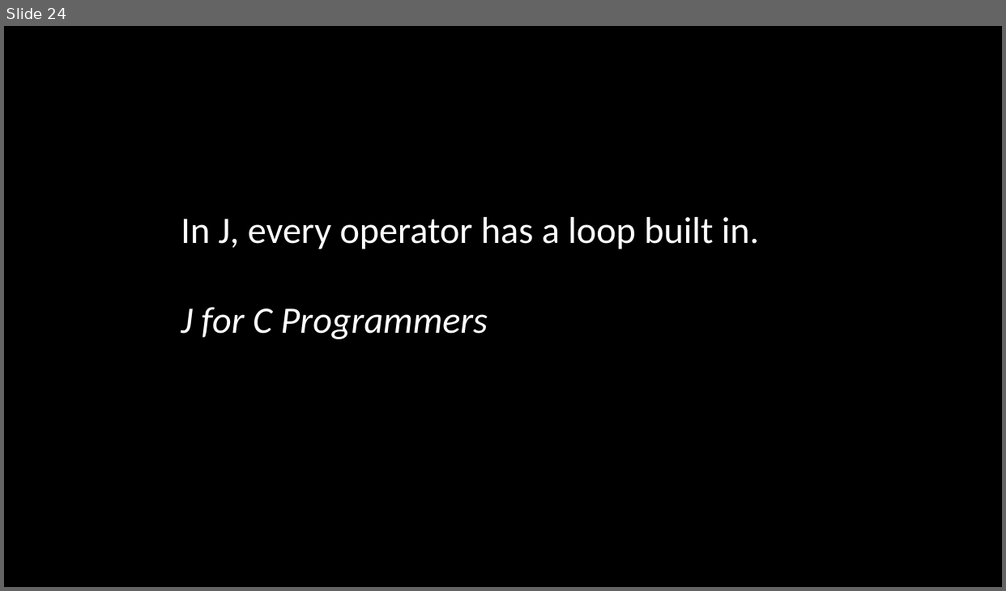
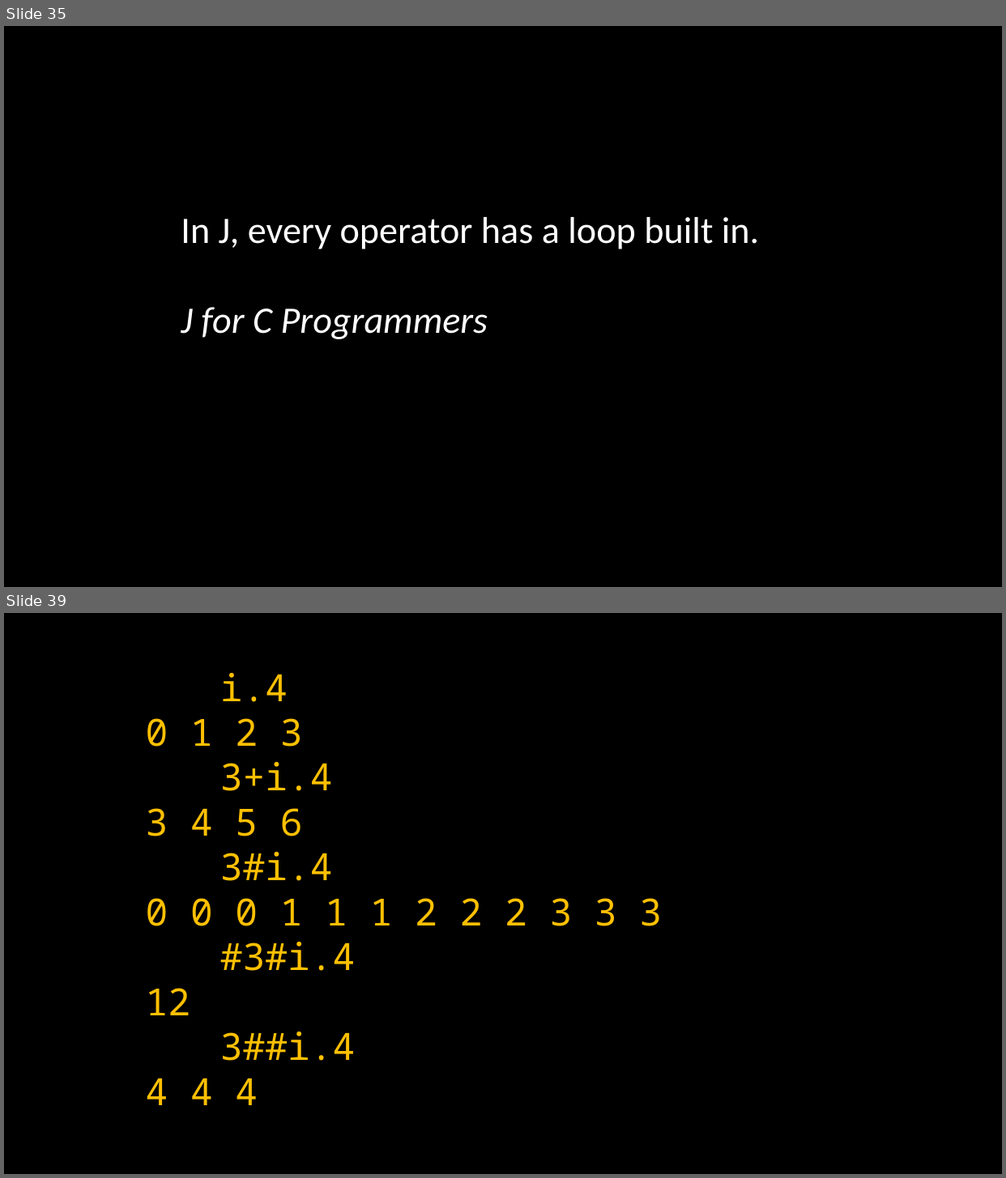
Before and after one commit to joshuaeckroth/zigzag, a slide deck: slides/zigzag.pptx. Shown one above the other, each under a label of ours: slide 24 before the commit, slides 35 and 39 after it; the slides between them are not shown. The pictures are 1006x591 and 1006x1178 pixels, drawn with LibreOffice and Linux fonts; fonts in the diff are those of the drawing. Boxes give left, top, right and bottom in pixels: in the first picture for what was removed or moved away, otherwise in the second. Text is boxed around its words. In the diff, an @@ line names an element or a change of style, - is before the commit and + after.

```diff
--- a/slides/zigzag.pptx
+++ b/slides/zigzag.pptx
@@ slide 39 added at (4, 613, 1002, 1174), background #000000 @@
@@ text added at (146, 673, 662, 1105), 36 pt, text #FFC000 @@
+i.4
+0 1 2 3
+3+i.4
+3 4 5 6
+3#i.4
+0 0 0 1 1 1 2 2 2 3 3 3
+#3#i.4
+12
+3##i.4
+4 4 4
@@ what was slide 24 is now slide 35 @@
```
Also in this commit, not shown: 2 slides changed, 32 other slides added, 3 slides removed.
